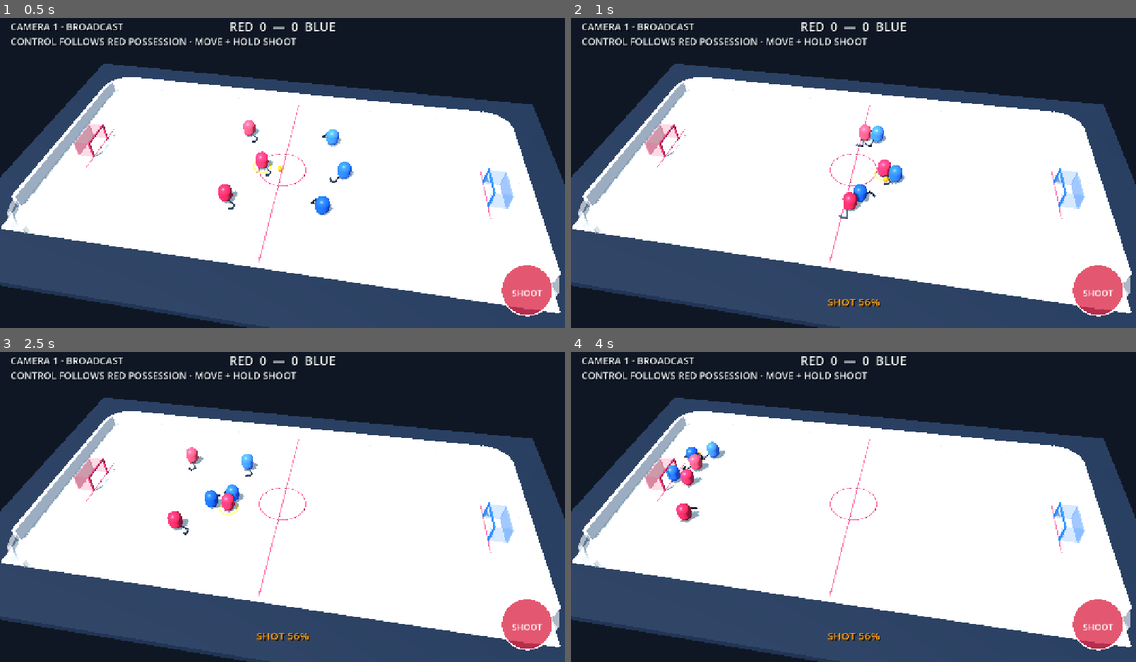
Above: before the commit, frames 1-4 (two rows, left to right).
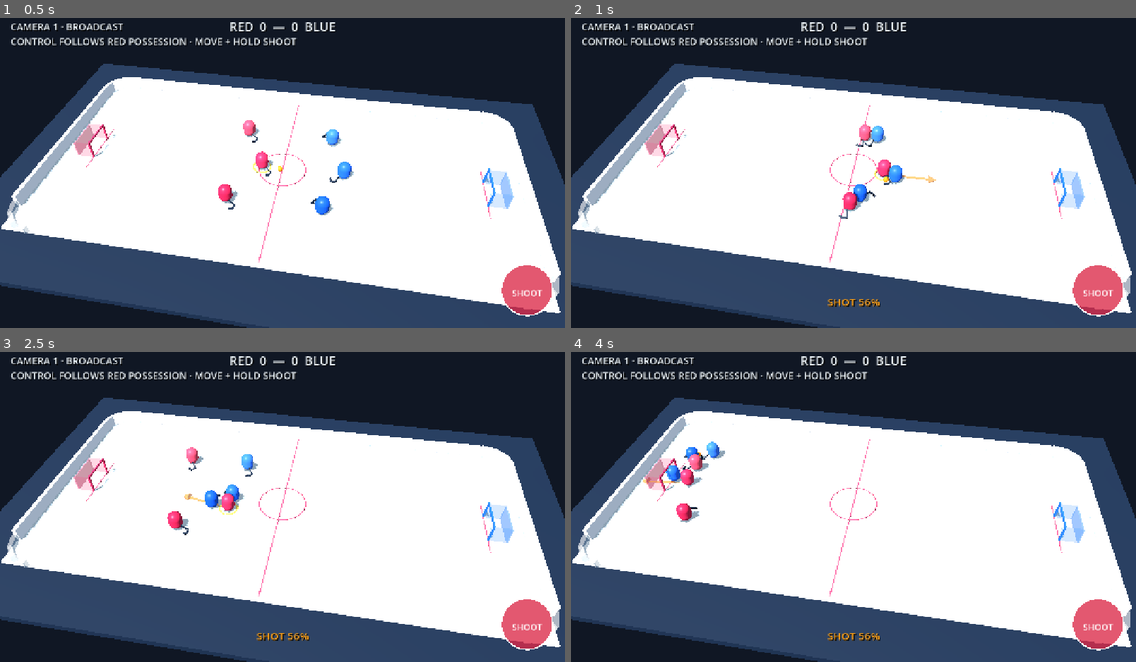
Above: after the commit, the same moments.

Repository: dylanwatsonsoftware/floorball-frenzy-3d
Game: Godot game, scene res://scenes/app/main.tscn
The game is run twice, just before and just after one commit, with the same random seed, the same clock (stepped at 60 frames per second) and the same inputs.
Inputs (mouse positions are in pixels of both pictures, inside the frame that each line leads up to):
- Up to frame 1 (0.5 s): no input
- Up to frame 2 (1 s): tap Enter at 0.5 s; move the mouse to (977, 154) at 0.52 s; hold D (move_right) from 0.53 s (still down); hold Space (shoot) from 0.53 s (still down); tap Shift (dash) at 0.6 s; click (977, 154) at 0.67 s
- Up to frame 3 (2.5 s): release D (move_right) at 1.25 s; release Space (shoot) at 1.25 s; drag from (169, 519) to (254, 565) at 1.27 s; move the mouse to (339, 432) at 2.02 s; hold D (move_right) from 2.03 s (still down); hold Space (shoot) from 2.03 s (still down); tap Shift (dash) at 2.1 s
- Up to frame 4 (4 s): release D (move_right) at 2.75 s; release Space (shoot) at 2.75 s; drag from (825, 565) to (684, 457) at 2.77 s; move the mouse to (1023, 550) at 3.52 s; hold A (move_left) from 3.53 s (still down); hold Space (shoot) from 3.53 s (still down); tap 1 at 3.6 s

Frame 1 is identical in both runs. In frame 2, less than 0.1% of the frame differs, in the area x 58-65%, y 50-54%; in frame 3, less than 0.1%; in frame 4, less than 0.1%.

Commit message:
feat: show carrier shot aiming arrow

Diff:
--- a/scripts/gameplay/ball_controller.gd
+++ b/scripts/gameplay/ball_controller.gd
@@ -10,6 +10,7 @@
 const ShotChargeFeedbackScript = preload("res://scripts/presentation/shot_charge_feedback.gd")
 const ShotImpactFeedbackScript = preload("res://scripts/presentation/shot_impact_feedback.gd")
 const SquadLogicScript = preload("res://scripts/simulation/squad_logic.gd")
+const ShotAimIndicatorScript = preload("res://scripts/presentation/shot_aim_indicator.gd")
 const MAX_CHARGE_SECONDS := 0.8
 const SHOOT_RANGE := 2.35
 const TRAIL_SPEED_THRESHOLD := 10.0
@@ -50,6 +51,7 @@
 var _ai_possession_seconds := 0.0
 var _pass_index := 0
 var _ai_pass_cooldown := 0.0
+var _aim_arrow_actor: CharacterBody3D
 
 signal goal_scored(scorer: StringName)
 
@@ -139,8 +141,10 @@
 		var charge_ratio := _charge_seconds / MAX_CHARGE_SECONDS
 		var backswing_ratio := minf(1.0, charge_ratio)
 		_slap_actor.call("set_stick_slap_angle", lerpf(-2.0, StickSlapScript.BACKSWING_ANGLE, backswing_ratio * backswing_ratio))
+		_show_aim_arrow(_slap_actor, charge_ratio)
 		_apply_charge_feedback(charge_ratio)
 	elif Input.is_action_just_released("shoot"):
+		_hide_aim_arrow()
 		if _charge_seconds > 0.0:
 			var facing: Vector3 = _slap_actor.call("get_facing_direction")
 			_release_charged_slap(Vector2(facing.x, facing.z), _charge_seconds / MAX_CHARGE_SECONDS)
@@ -149,6 +153,7 @@
 			_clear_charge_feedback()
 			_slap_actor.call("set_stick_slap_angle", 0.0)
 	elif not Input.is_action_pressed("shoot"):
+		_hide_aim_arrow()
 		input_actor.call("set_shot_aim_locked", false)
 		if _steal_feedback_remaining <= 0.0 and _scoop_remaining <= 0.0:
 			_clear_charge_feedback()
@@ -158,6 +163,41 @@
 func _red_input_actor() -> CharacterBody3D:
 	var owner := _actor_for_controller(_control_owner)
 	return owner if owner != null and owner.call("get_team") == &"red" else _player
+
+
+func _show_aim_arrow(actor: CharacterBody3D, normalized_charge: float) -> void:
+	if _aim_arrow_actor != null and _aim_arrow_actor != actor:
+		var previous_arrow := _aim_arrow_actor.get_node_or_null("AimArrow") as Node3D
+		if previous_arrow != null:
+			previous_arrow.visible = false
+	_aim_arrow_actor = actor
+	var arrow := actor.get_node_or_null("AimArrow") as Node3D
+	if arrow == null:
+		return
+	var presentation: Dictionary = ShotAimIndicatorScript.for_charge(normalized_charge)
+	var shaft := arrow.get_node("Shaft") as MeshInstance3D
+	var shaft_mesh := shaft.mesh as BoxMesh
+	shaft_mesh.size = Vector3(presentation.width, 0.035, presentation.length)
+	shaft.position.z = 0.85 + presentation.length * 0.5
+	var head := arrow.get_node("Head") as MeshInstance3D
+	var head_mesh := head.mesh as CylinderMesh
+	head_mesh.bottom_radius = float(presentation.width) * 1.7
+	head_mesh.height = 0.46 + float(presentation.width) * 0.7
+	head.position.z = 0.85 + float(presentation.length) + head_mesh.height * 0.5
+	for mesh_instance in [shaft, head]:
+		var material := mesh_instance.material_override as StandardMaterial3D
+		material.albedo_color = presentation.color
+		material.emission = Color(presentation.color.r, presentation.color.g, presentation.color.b, 1.0)
+	arrow.visible = true
+
+
+func _hide_aim_arrow() -> void:
+	if _aim_arrow_actor == null:
+		return
+	var arrow := _aim_arrow_actor.get_node_or_null("AimArrow") as Node3D
+	if arrow != null:
+		arrow.visible = false
+	_aim_arrow_actor = null
 
 
 func _planar_distance_to_player() -> float:
@@ -235,6 +275,7 @@
 
 
 func _cancel_slap() -> void:
+	_hide_aim_arrow()
 	_slap_elapsed = -1.0
 	_pending_slap_charge = 0.0
 	_pending_one_touch = false
--- a/scripts/presentation/greybox_arena.gd
+++ b/scripts/presentation/greybox_arena.gd
@@ -161,6 +161,7 @@
 	player.add_child(body)
 	_add_stick(player, Color("202a38"))
 	_add_control_ring(player)
+	_add_aim_arrow(player)
 	_add_dash_streak(player, Color(1.0, 0.32, 0.2, 0.76))
 	_add_fuego_aura(player, Color("ff7a24"))
 
@@ -222,6 +223,7 @@
 	_add_stick(actor, Color("202a38"))
 	if team == &"red":
 		_add_control_ring(actor)
+		_add_aim_arrow(actor)
 
 
 func _add_control_ring(parent: Node3D) -> void:
@@ -238,6 +240,36 @@
 	indicator.material_override = _material(Color(1.0, 0.88, 0.28, 0.88), 0.18, Color("ffd84a"))
 	indicator.visible = false
 	parent.add_child(indicator)
+
+
+func _add_aim_arrow(parent: Node3D) -> void:
+	var arrow := Node3D.new()
+	arrow.name = "AimArrow"
+	arrow.position.y = -0.68
+	arrow.visible = false
+	parent.add_child(arrow)
+	var shaft := MeshInstance3D.new()
+	shaft.name = "Shaft"
+	var shaft_mesh := BoxMesh.new()
+	shaft_mesh.size = Vector3(0.1, 0.035, 1.15)
+	shaft.mesh = shaft_mesh
+	shaft.position.z = 1.425
+	shaft.cast_shadow = GeometryInstance3D.SHADOW_CASTING_SETTING_OFF
+	shaft.material_override = _material(Color(0.86, 0.82, 0.2, 0.38), 0.2, Color("d9b72d"))
+	arrow.add_child(shaft)
+	var head := MeshInstance3D.new()
+	head.name = "Head"
+	var head_mesh := CylinderMesh.new()
+	head_mesh.top_radius = 0.0
+	head_mesh.bottom_radius = 0.2
+	head_mesh.height = 0.52
+	head_mesh.radial_segments = 12
+	head.mesh = head_mesh
+	head.position.z = 2.25
+	head.rotation_degrees.x = 90.0
+	head.cast_shadow = GeometryInstance3D.SHADOW_CASTING_SETTING_OFF
+	head.material_override = _material(Color(0.86, 0.82, 0.2, 0.38), 0.2, Color("d9b72d"))
+	arrow.add_child(head)
 
 
 func get_field_players() -> Array[CharacterBody3D]:
--- /dev/null
+++ b/scripts/presentation/shot_aim_indicator.gd
@@ -0,0 +1,19 @@
+class_name ShotAimIndicator
+extends RefCounted
+
+const MIN_LENGTH := 1.15
+const MAX_LENGTH := 3.8
+const MIN_WIDTH := 0.1
+const MAX_WIDTH := 0.28
+const LOW_COLOR := Color(0.86, 0.82, 0.2, 0.38)
+const FULL_COLOR := Color(1.0, 0.18, 0.08, 0.72)
+
+
+static func for_charge(normalized_charge: float) -> Dictionary:
+	var charge := clampf(normalized_charge, 0.0, 1.0)
+	var eased := charge * charge * (3.0 - 2.0 * charge)
+	return {
+		"length": lerpf(MIN_LENGTH, MAX_LENGTH, eased),
+		"width": lerpf(MIN_WIDTH, MAX_WIDTH, eased),
+		"color": LOW_COLOR.lerp(FULL_COLOR, eased),
+	}
--- /dev/null
+++ b/tests/shot_aim_indicator_test.gd
@@ -0,0 +1,34 @@
+extends SceneTree
+
+
+func _init() -> void:
+	var indicator := load("res://scripts/presentation/shot_aim_indicator.gd")
+	if indicator == null:
+		fail("Charged-shot aim indicator model is missing")
+		return
+	var early: Dictionary = indicator.for_charge(0.1)
+	var half: Dictionary = indicator.for_charge(0.5)
+	var full: Dictionary = indicator.for_charge(1.0)
+	if early.length >= half.length or half.length >= full.length:
+		fail("The aiming arrow must grow longer as shot power increases")
+		return
+	if early.width >= half.width or half.width >= full.width:
+		fail("The aiming arrow must grow thicker as shot power increases")
+		return
+	if full.color.r <= early.color.r or full.color.g >= early.color.g:
+		fail("The aiming arrow must shift from warm yellow toward urgent red at full charge")
+		return
+	if early.color.a <= 0.2 or full.color.a >= 0.9:
+		fail("The aiming arrow must remain readable but translucent throughout charging")
+		return
+	var held: Dictionary = indicator.for_charge(1.5)
+	if not is_equal_approx(held.length, full.length) or not held.color.is_equal_approx(full.color):
+		fail("The aiming arrow must remain stable at full power while Shoot stays held")
+		return
+	print("Charged-shot aiming indicator is valid.")
+	quit(0)
+
+
+func fail(message: String) -> void:
+	push_error(message)
+	quit(1)
--- a/tests/squad_scene_test.gd
+++ b/tests/squad_scene_test.gd
@@ -68,14 +68,32 @@
 		return
 	var carrier_stick := red_two.get_node("StickRig") as Node3D
 	var captain_stick := scene.get_node("Arena/Player/StickRig") as Node3D
+	var carrier_arrow := red_two.get_node_or_null("AimArrow") as Node3D
+	var captain_arrow := scene.get_node_or_null("Arena/Player/AimArrow") as Node3D
+	if carrier_arrow == null or captain_arrow == null:
+		fail("Every potentially controlled red player must have charged-shot arrow geometry")
+		return
 	var carrier_rest_angle := carrier_stick.rotation.y
 	var captain_rest_angle := captain_stick.rotation.y
 	Input.action_press("shoot")
-	for frame in 5:
+	await physics_frame
+	var early_shaft := carrier_arrow.get_node("Shaft") as MeshInstance3D
+	var early_length: float = (early_shaft.mesh as BoxMesh).size.z
+	for frame in 24:
 		await physics_frame
+	var charged_length: float = (early_shaft.mesh as BoxMesh).size.z
+	var arrow_material := early_shaft.material_override as StandardMaterial3D
+	if is_equal_approx(carrier_stick.rotation.y, carrier_rest_angle) or not is_equal_approx(captain_stick.rotation.y, captain_rest_angle):
+		Input.action_release("shoot")
+		fail("Shot input must animate the current red ball carrier's stick, not the original captain; carrier=%s rest=%s captain=%s rest=%s" % [carrier_stick.rotation.y, carrier_rest_angle, captain_stick.rotation.y, captain_rest_angle])
+		return
 	Input.action_release("shoot")
-	if is_equal_approx(carrier_stick.rotation.y, carrier_rest_angle) or not is_equal_approx(captain_stick.rotation.y, captain_rest_angle):
-		fail("Shot input must animate the current red ball carrier's stick, not the original captain")
+	await physics_frame
+	if charged_length <= early_length + 0.5 or arrow_material.albedo_color.r <= arrow_material.albedo_color.g:
+		fail("The active carrier's arrow must visibly lengthen and warm toward red while charging")
+		return
+	if carrier_arrow.visible or captain_arrow.visible:
+		fail("Aiming arrows must hide immediately when the shot is released")
 		return
 	Input.action_release("shoot")
 	ball.call("reset_for_faceoff")
Not shown, added: scripts/presentation/shot_aim_indicator.gd.uid
Not shown, added: tests/shot_aim_indicator_test.gd.uid
